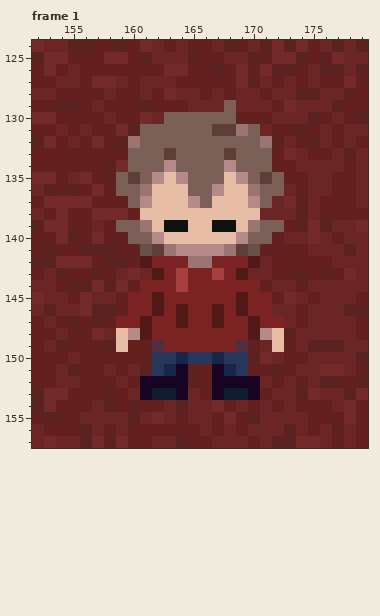
Pixel-art file: yume newkki resources/sprites/room.aseprite. The picture above is the old version.
336x256 pixels, 2 frames. Colours within 5 levels of each other are drawn and written as one. Shown: frame 1: x 152..179, y 124..157. The commit also changed other frames or places, which this record leaves out.
Once edited:
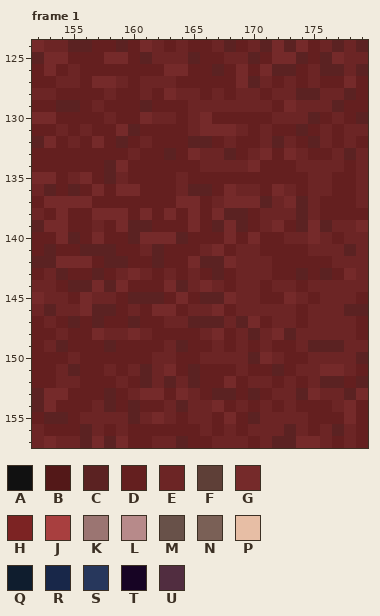
Palette (. is transparent): A #111111  B #531818  C #5b2222  D #641f1f  E #6c2525  F #5e3f37  G #752a2a  H #7c2323  J #a83f3f  K #9b7572  L #b78a8a  M #685149  N #7a6056  P #e7bea5  Q #0f1d2e  R #182749  S #27375c  T #170424  U #512d40
Change:
--- frame 1, layer "player"
@@ x 157..174 @@
 128 DEDDEDGEEDEDEEDEEC
-129 EDDDCDDDEEENEEEDGE
-130 DEDDGENNNNNNDDDEEE
-131 DDGCNNNNNNFFKNEDDC
-132 GDCKNNNNNNNNNNKCED
-133 DDDNNNFNNNNFNNNDGE
-134 DCGNNNLNNNNLNNNDDE
-135 DCNFNLPLNNNPLNFNDD
-136 GDNNKPPPNNLPPKNNED
-137 DDDNLPPPLNPPPLNEGC
-138 GGGDPPPPPPPPPPEEEC
-139 EDNNKPAAPPAAPKNNDC
-140 GDDNNLPPPPPPLNNDEE
-141 CCDDMFKLLLLKFMDDDD
-142 DCCDBHHHKKHHHBEDDD
-143 CDEGEBHJHHJHBEEDDC
-144 GCGDHHHJHHHHHHDEED
-145 EEDHHBHHHHHHBHHDGE
-146 CCDHHBHBHHBHBHHEED
-147 CDHHBHHBHHBHHBHHED
-148 GEPLBHHHHHHHHBLPCE
-149 DCPDDUHHHHHHUDEPDE
-150 DDDDDSSRSSRSSCGEDD
-151 DEDECSRTCDTRSDDCDE
-152 DDEDTTTTCDTTTTEDED
-153 DCDETQQTEDTQQTDEEC
+129 EDDDCDDDEEEEEEEDGE
+130 DEDDGEEDEGDDDDDEEE
+131 DDGCDDDDEGGGEDEDDC
+132 GDCDEDDDCCDEDDECED
+133 DDDEDDCDGEECDEGDGE
+134 DCGDDDDDDEEEEGDDDE
+135 DCEDDDDEDDDDDDDDDD
+136 GDGGDDDECCDGEEDGED
+137 DDDDDDDGGDEGGGCEGC
+138 GGGDGDGDGDGCCDEEEC
+139 EDGCCDDDGDCGCDEGDC
+140 GDDCGGGCDDDGDGDDEE
+141 CCDDECDDDEGDEEDDDD
+142 DCCDDCDDGCCGEEEDDD
+143 CDEGEDEDEDCDEEEDDC
+144 GCGDDDGCEGEDEEDEED
+145 EEDCCCDGDCCGEEDDGE
+146 CCDEDGGDEEGDEEEEED
+147 CDDCDDEECCCECGDEED
+148 GEEGEDDDDEGDECEGCE
+149 DCDDDDECDDEDEDEDDE
+150 DDDDDEEDDEEEECGEDD
+151 DEDECEGDCDDDEDDCDE
+152 DDEDCECECDDGDEEDED
+153 DCDEGGDGEDCCDCDEEC
 154 ECDCDDECEEGDEDEDED
